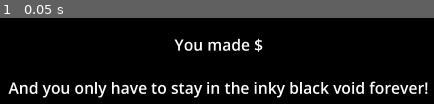
Above: before the commit, frame 1.
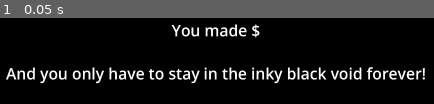
Above: after the commit, the same moment.

Repository: MellifiedRadishes/Space-Mine
Game: Godot game, scene res://GameOver.tscn
Same seed, same stepped clock (60 frames per second), same inputs: the game is played once before the commit and once after it. This scene is started directly instead of the project's main scene.
Inputs:
- Up to frame 1 (0.05 s): no input

The runs differ from the first frame. In frame 1, 15% of the frame differs, in the area x 1-99%, y 6-94%.

Commit message:
Some more anchors

Diff:
--- a/DemoScene.tscn
+++ b/DemoScene.tscn
@@ -71,6 +71,7 @@
 max_value = 300.0
 step = 5.0
 value = 150.0
+fill_mode = 3
 nine_patch_stretch = true
 texture_under = ExtResource("6_rmjwo")
 texture_over = ExtResource("7_amc7c")
--- a/GameOver.tscn
+++ b/GameOver.tscn
@@ -3,14 +3,24 @@
 [ext_resource type="Script" path="res://game_over.gd" id="1_6eryg"]
 [ext_resource type="Texture2D" uid="uid://ceia74krdf6pq" path="res://TheVoid.png" id="1_asi5q"]
 
-[node name="Node2D" type="Node2D" node_paths=PackedStringArray("moneyText", "button")]
+[node name="Node2D" type="TextureRect" node_paths=PackedStringArray("moneyText", "button")]
+anchors_preset = 15
+anchor_right = 1.0
+anchor_bottom = 1.0
+grow_horizontal = 2
+grow_vertical = 2
+texture = ExtResource("1_asi5q")
 script = ExtResource("1_6eryg")
 moneyText = NodePath("TextureButton/RichTextLabel")
 button = NodePath("TextureButton")
 
 [node name="TextureButton" type="TextureButton" parent="."]
-offset_right = 2583.0
-offset_bottom = 1462.0
+layout_mode = 1
+anchors_preset = 15
+anchor_right = 1.0
+anchor_bottom = 1.0
+grow_horizontal = 2
+grow_vertical = 2
 texture_normal = ExtResource("1_asi5q")
 texture_pressed = ExtResource("1_asi5q")
 texture_hover = ExtResource("1_asi5q")
@@ -20,15 +30,10 @@
 
 [node name="RichTextLabel" type="RichTextLabel" parent="TextureButton"]
 layout_mode = 1
-anchors_preset = 8
-anchor_left = 0.5
-anchor_top = 0.5
-anchor_right = 0.5
-anchor_bottom = 0.5
-offset_left = -899.5
-offset_top = -162.0
-offset_right = 893.5
-offset_bottom = 163.0
+anchors_preset = -1
+anchor_top = 0.363
+anchor_right = 1.0
+anchor_bottom = 0.545
 grow_horizontal = 2
 grow_vertical = 2
 theme_override_font_sizes/normal_font_size = 50
@@ -36,3 +41,4 @@
 text = "[center]You made $
 
 And you only have to stay in the inky black void forever!"
+scroll_active = false
